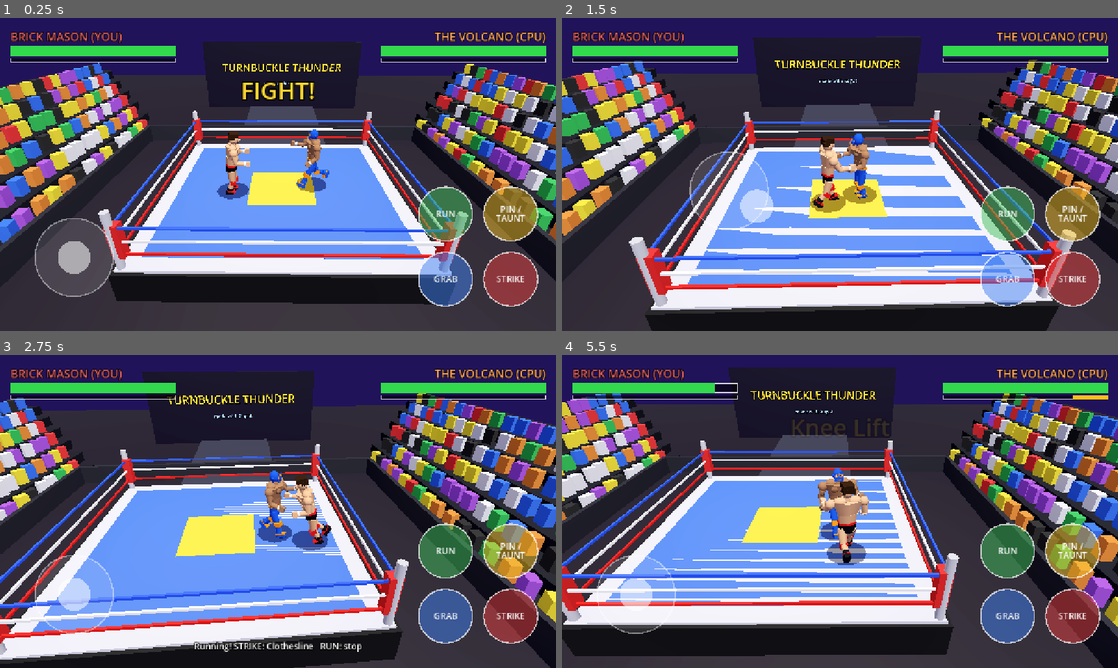
Above: before the commit, frames 1-4 (two rows, left to right).
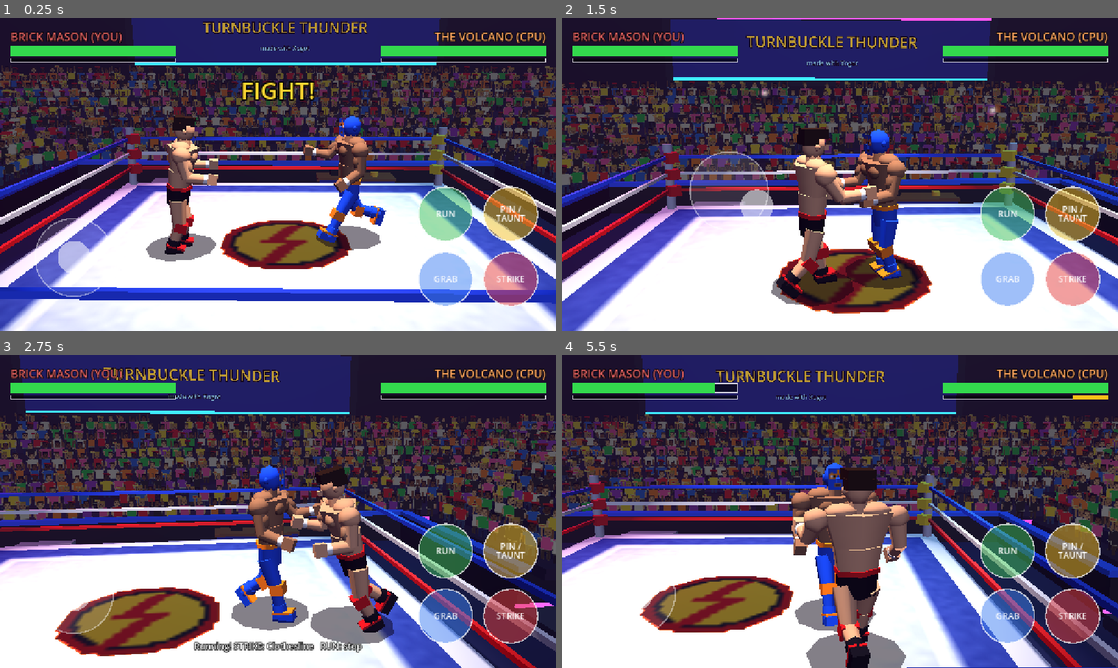
Above: after the commit, the same moments.

Repository: mygoodvibes24/turnbuckle-thunder
Game: Godot game, scene res://main.tscn
The game is run twice, just before and just after one commit, with the same random seed, the same clock (stepped at 60 frames per second) and the same inputs.
Inputs (mouse positions are in pixels of both pictures, inside the frame that each line leads up to):
- Up to frame 1 (0.25 s): no input
- Up to frame 2 (1.5 s): tap Enter at 0.5 s; move the mouse to (962, 158) at 0.52 s; hold D (move_right) 0.53-1.25 s; tap K (grapple) at 0.6 s; click (962, 158) at 0.67 s; drag from (728, 190) to (812, 237) at 1.27 s
- Up to frame 3 (2.75 s): move the mouse to (333, 442) at 2.02 s; hold D (move_right) from 2.03 s (still down); tap L (run) at 2.1 s
- Up to frame 4 (5.5 s): release D (move_right) at 2.75 s; drag from (812, 574) to (673, 464) at 2.77 s; move the mouse to (1006, 558) at 3.52 s; hold A (move_left) 3.53-4.25 s; tap Z at 3.6 s; drag from (673, 464) to (756, 433) at 4.27 s; move the mouse to (867, 511) at 5.02 s; hold S (move_down) from 5.03 s (still down); tap C at 5.1 s; click (867, 511) at 5.17 s

The runs differ from the first frame. In frame 1, 80% of the frame differs, in the area x 0-100%, y 0-100%; in frame 2, 76%; in frame 3, 78%; in frame 4, 79%.

Commit message:
Arena: broadcast camera, lighting, crowd backdrop
Co-Authored-By: Claude Opus 5.5 <noreply@anthropic.com>
Claude-Session: https://claude.ai/code/session_01RUyHYSJkGGGZ1s8BonUfiU

Diff:
--- a/scripts/main.gd
+++ b/scripts/main.gd
@@ -84,6 +84,55 @@
 
 # ---------------------------------------------------------------- world building
 
+# Hooks for other systems (impacts, crowd reactions, rope physics):
+var cam_fov_kick := 0.0          # degrees added to the 40 deg broadcast FOV; decays back to 0
+var crowd_hype := 0.0            # 0..1, crowd excitement; drifts back down slowly on its own
+var rope_nodes: Array[Node3D] = []  # 12 ropes: for each height (bottom, middle, top): +z, -z, +x, -x
+var ring_spot: SpotLight3D
+var crowd_mat: ShaderMaterial
+var crowd_hype_shown := 0.0
+var crowd_spots := PackedVector3Array()
+var flash_nodes: Array[MeshInstance3D] = []
+var flash_timers := PackedFloat32Array()
+
+const CROWD_SHADER := """
+shader_type spatial;
+render_mode unshaded, cull_disabled;
+
+uniform sampler2D tex : source_color, filter_linear;
+uniform float hype = 0.0;
+uniform float brightness = 0.5;
+
+varying vec3 shirt;
+
+float h1(float n) {
+	return fract(sin(n * 12.9898) * 43758.5453);
+}
+
+void vertex() {
+	float id = float(INSTANCE_ID);
+	float ph = h1(id) * 6.2831;
+	float spd = mix(2.5, 10.0, hype) * (0.8 + 0.4 * h1(id + 3.1));
+	float amp = mix(0.025, 0.3, hype) * (0.5 + h1(id + 7.7));
+	float top = 1.0 - UV.y;
+	VERTEX.y += max(0.0, sin(TIME * spd + ph)) * amp;
+	VERTEX.x += sin(TIME * 1.7 + ph) * 0.04 * top;
+	shirt = COLOR.rgb;
+	float variant = floor(h1(id + 1.7) * 3.999);
+	UV.x = (UV.x + variant) * 0.25;
+}
+
+void fragment() {
+	vec4 t = texture(tex, UV);
+	float m = smoothstep(0.8, 0.97, min(t.r, min(t.g, t.b)));
+	vec3 c = mix(t.rgb, t.rgb * shirt, m);
+	ALBEDO = c * (brightness + hype * 0.3);
+	ALPHA = t.a;
+	ALPHA_SCISSOR_THRESHOLD = 0.5;
+}
+"""
+
+
 func _mat(c: Color, emissive := false) -> StandardMaterial3D:
 	var m := StandardMaterial3D.new()
 	m.albedo_color = c
@@ -112,6 +161,7 @@
 	c.top_radius = radius
 	c.bottom_radius = radius
 	c.height = height
+	c.radial_segments = 8
 	mi.mesh = c
 	mi.position = pos
 	mi.material_override = _mat(color)
@@ -119,125 +169,422 @@
 	return mi
 
 
+func _plane(size: Vector2, pos: Vector3, m: Material) -> MeshInstance3D:
+	# Flat, upward-facing quad with 0..1 UVs (BoxMesh UVs are an atlas, so textures go here).
+	var mi := MeshInstance3D.new()
+	var p := PlaneMesh.new()
+	p.size = size
+	mi.mesh = p
+	mi.position = pos
+	mi.material_override = m
+	add_child(mi)
+	return mi
+
+
+func _tex_mat(tex: Texture2D, scissor := false) -> StandardMaterial3D:
+	var m := StandardMaterial3D.new()
+	m.albedo_texture = tex
+	m.texture_filter = BaseMaterial3D.TEXTURE_FILTER_LINEAR
+	m.roughness = 0.9
+	if scissor:
+		m.transparency = BaseMaterial3D.TRANSPARENCY_ALPHA_SCISSOR
+		m.alpha_scissor_threshold = 0.5
+	return m
+
+
+func _px_rect(img: Image, x0: int, y0: int, w: int, h: int, c: Color) -> void:
+	for y in range(y0, y0 + h):
+		for x in range(x0, x0 + w):
+			if x >= 0 and y >= 0 and x < img.get_width() and y < img.get_height():
+				img.set_pixel(x, y, c)
+
+
+func _make_canvas_texture() -> ImageTexture:
+	# Light grey-blue canvas with a darker border band and a little blotchy wear.
+	var n := 64
+	var img := Image.create_empty(n, n, false, Image.FORMAT_RGBA8)
+	var base := Color(0.74, 0.79, 0.88)
+	var band := Color(0.16, 0.24, 0.62)
+	for y in n:
+		for x in n:
+			var edge: int = mini(mini(x, y), mini(n - 1 - x, n - 1 - y))
+			var c := base
+			if edge < 5:
+				c = band
+			elif edge == 6:
+				c = Color(0.92, 0.94, 1.0)
+			var j := randf_range(-0.035, 0.035)
+			img.set_pixel(x, y, Color(c.r + j, c.g + j, c.b + j))
+	return ImageTexture.create_from_image(img)
+
+
+func _make_logo_texture() -> ImageTexture:
+	# 32x32 center-ring logo: yellow disc, red rim, red lightning bolt.
+	var img := Image.create_empty(32, 32, false, Image.FORMAT_RGBA8)
+	img.fill(Color(1, 0.8, 0.2, 0))
+	var ctr := Vector2(15.5, 15.5)
+	for y in 32:
+		for x in 32:
+			var d := Vector2(x, y).distance_to(ctr)
+			if d > 15.5:
+				continue
+			var c := Color(1.0, 0.82, 0.15)
+			if d > 13.0:
+				c = Color(0.85, 0.1, 0.1)
+			elif d > 12.0:
+				c = Color(0.1, 0.08, 0.15)
+			img.set_pixel(x, y, c)
+	var bolt := Color(0.85, 0.1, 0.12)
+	for y in range(5, 17):
+		var cx := int(19.0 - (y - 5) * 0.55)
+		_px_rect(img, cx - 2, y, 4, 1, bolt)
+	_px_rect(img, 10, 15, 11, 2, bolt)
+	for y in range(17, 28):
+		var cx2 := int(18.0 - (y - 17) * 0.55)
+		_px_rect(img, cx2 - 2, y, 4, 1, bolt)
+	return ImageTexture.create_from_image(img)
+
+
+func _make_crowd_texture() -> ImageTexture:
+	# 64x32 atlas: four 16x32 pixel fans. Pure-white pixels are the shirt, tinted per instance.
+	var img := Image.create_empty(64, 32, false, Image.FORMAT_RGBA8)
+	img.fill(Color(0.5, 0.5, 0.5, 0))
+	var white := Color(1, 1, 1)
+	var skins: Array[Color] = [Color(0.93, 0.74, 0.58), Color(0.55, 0.36, 0.24), Color(0.8, 0.6, 0.45), Color(0.38, 0.25, 0.17)]
+	var hairs: Array[Color] = [Color(0.25, 0.16, 0.08), Color(0.05, 0.05, 0.05), Color(0.75, 0.6, 0.2), Color(0.1, 0.07, 0.05)]
+	var pants: Array[Color] = [Color(0.15, 0.2, 0.45), Color(0.12, 0.12, 0.14), Color(0.3, 0.25, 0.2), Color(0.2, 0.3, 0.55)]
+	for v in 4:
+		var ox := v * 16
+		var skin: Color = skins[v]
+		var hair: Color = hairs[v]
+		# legs + hips
+		_px_rect(img, ox + 4, 23, 8, 2, pants[v])
+		_px_rect(img, ox + 4, 25, 3, 7, pants[v])
+		_px_rect(img, ox + 9, 25, 3, 7, pants[v])
+		# shirt
+		_px_rect(img, ox + 3, 11, 10, 12, white)
+		# neck + head
+		_px_rect(img, ox + 7, 10, 2, 1, skin)
+		_px_rect(img, ox + 5, 3, 6, 7, skin)
+		_px_rect(img, ox + 5, 2, 6, 2, hair)
+		_px_rect(img, ox + 5, 4, 1, 2, hair)
+		_px_rect(img, ox + 10, 4, 1, 2, hair)
+		img.set_pixel(ox + 6, 6, Color(0.08, 0.05, 0.05))
+		img.set_pixel(ox + 9, 6, Color(0.08, 0.05, 0.05))
+		_px_rect(img, ox + 7, 8, 2, 1, skin.darkened(0.45))
+		match v:
+			0:  # arms down
+				_px_rect(img, ox + 1, 12, 2, 3, white)
+				_px_rect(img, ox + 1, 15, 2, 6, skin)
+				_px_rect(img, ox + 13, 12, 2, 3, white)
+				_px_rect(img, ox + 13, 15, 2, 6, skin)
+			1:  # both arms up, cheering
+				_px_rect(img, ox + 1, 1, 2, 10, skin)
+				_px_rect(img, ox + 13, 1, 2, 10, skin)
+				_px_rect(img, ox + 1, 10, 2, 2, white)
+				_px_rect(img, ox + 13, 10, 2, 2, white)
+			2:  # one fist up, holding a little sign
+				_px_rect(img, ox + 0, 0, 6, 3, Color(1.0, 0.95, 0.55))
+				_px_rect(img, ox + 1, 1, 4, 1, Color(0.8, 0.1, 0.1))
+				_px_rect(img, ox + 2, 3, 2, 8, skin)
+				_px_rect(img, ox + 13, 12, 2, 3, white)
+				_px_rect(img, ox + 13, 15, 2, 6, skin)
+			_:  # ball cap, arms down
+				_px_rect(img, ox + 4, 1, 8, 2, Color(0.85, 0.15, 0.15))
+				_px_rect(img, ox + 9, 3, 4, 1, Color(0.6, 0.08, 0.08))
+				_px_rect(img, ox + 1, 12, 2, 3, white)
+				_px_rect(img, ox + 1, 15, 2, 6, skin)
+				_px_rect(img, ox + 13, 12, 2, 3, white)
+				_px_rect(img, ox + 13, 15, 2, 6, skin)
+	return ImageTexture.create_from_image(img)
+
+
+func _make_flash_texture() -> ImageTexture:
+	var img := Image.create_empty(16, 16, false, Image.FORMAT_RGBA8)
+	for y in 16:
+		for x in 16:
+			var d := Vector2(x, y).distance_to(Vector2(7.5, 7.5)) / 7.5
+			var a := clampf(1.0 - d, 0.0, 1.0)
+			a = a * a
+			img.set_pixel(x, y, Color(1, 1, 1, a))
+	return ImageTexture.create_from_image(img)
+
+
 func _build_environment() -> void:
 	var env := Environment.new()
 	env.background_mode = Environment.BG_COLOR
-	env.background_color = Color(0.03, 0.02, 0.07)
+	env.background_color = Color(0.03, 0.015, 0.06)
 	env.ambient_light_source = Environment.AMBIENT_SOURCE_COLOR
-	env.ambient_light_color = Color(0.55, 0.55, 0.7)
-	env.ambient_light_energy = 0.6
-	env.tonemap_mode = Environment.TONE_MAPPER_FILMIC
-	env.glow_enabled = true
+	env.ambient_light_color = Color(0.55, 0.5, 0.75)
+	env.ambient_light_energy = 0.25
+	env.tonemap_mode = Environment.TONE_MAPPER_LINEAR
+	env.glow_enabled = false
+	env.fog_enabled = true
+	env.fog_light_color = Color(0.13, 0.06, 0.2)
+	env.fog_light_energy = 1.0
+	env.fog_density = 0.03
+	env.fog_sky_affect = 0.0
 	var we := WorldEnvironment.new()
 	we.environment = env
 	add_child(we)
 
-	var sun := DirectionalLight3D.new()
-	sun.rotation_degrees = Vector3(-60, 25, 0)
-	sun.light_energy = 0.9
-	add_child(sun)
-
-	for p in [Vector3(-3, 8, -3), Vector3(3, 8, 3), Vector3(-3, 8, 3), Vector3(3, 8, -3)]:
+	# Soft cool key from the camera side so faces read; no shadows (cheap).
+	var fill := DirectionalLight3D.new()
+	fill.rotation_degrees = Vector3(-38, 8, 0)
+	fill.light_energy = 0.5
+	fill.light_color = Color(0.75, 0.8, 1.0)
+	add_child(fill)
+
+	# The big warm spotlight over the ring: makes the canvas the brightest thing on screen.
+	ring_spot = SpotLight3D.new()
+	ring_spot.position = Vector3(0, 9.0, 0)
+	ring_spot.rotation_degrees = Vector3(-90, 0, 0)
+	ring_spot.spot_angle = 35.0
+	ring_spot.spot_angle_attenuation = 0.8
+	ring_spot.spot_range = 16.0
+	ring_spot.spot_attenuation = 0.5
+	ring_spot.light_energy = 4.0
+	ring_spot.light_color = Color(1.0, 0.92, 0.78)
+	ring_spot.shadow_enabled = true
+	add_child(ring_spot)
+
+	# Colored rim lights from behind the far corners.
+	var rims: Array[Vector3] = [Vector3(-5.5, 4.5, -5.5), Vector3(5.5, 4.5, -5.5)]
+	var rim_cols: Array[Color] = [Color(1.0, 0.25, 0.8), Color(0.2, 0.8, 1.0)]
+	for i in rims.size():
 		var o := OmniLight3D.new()
-		o.position = p
-		o.omni_range = 14.0
-		o.light_energy = 1.2
-		o.light_color = Color(1.0, 0.95, 0.85)
+		o.position = rims[i]
+		o.omni_range = 10.0
+		o.light_energy = 2.0
+		o.light_color = rim_cols[i]
 		add_child(o)
 
 	camera = Camera3D.new()
-	camera.fov = 55
-	camera.position = Vector3(0, 7, 10)
+	camera.fov = 40
+	camera.position = Vector3(0, 4.3, 7.5)
 	add_child(camera)
-	camera.look_at(Vector3(0, RING_TOP + 1, 0))
+	camera.look_at(Vector3(0, RING_TOP + 1.6, 0))
 
 
 func _build_arena() -> void:
-	# Arena floor and entrance stage
-	_box(Vector3(60, 0.1, 60), Vector3(0, -0.05, 0), Color(0.12, 0.1, 0.14))
-	_box(Vector3(5, 0.25, 9), Vector3(0, 0.125, -10), Color(0.2, 0.2, 0.25))
-	_box(Vector3(12, 5, 0.4), Vector3(0, 2.5, -15), Color(0.08, 0.05, 0.15))
+	# Arena floor + padded mats around the ring
+	_box(Vector3(80, 0.1, 80), Vector3(0, -0.05, 0), Color(0.07, 0.05, 0.1))
+	_box(Vector3(14.2, 0.03, 14.2), Vector3(0, 0.015, 0), Color(0.12, 0.13, 0.3))
+
+	# ---- Ring
+	_box(Vector3(8.8, 0.89, 8.8), Vector3(0, 0.445, 0), Color(0.05, 0.05, 0.08))   # skirt
+	_box(Vector3(8.82, 0.08, 8.82), Vector3(0, 0.2, 0), Color(0.85, 0.12, 0.15))     # skirt stripe
+	_box(Vector3(8.7, 0.1, 8.7), Vector3(0, 0.94, 0), Color(0.9, 0.9, 0.95))        # apron edge, top 0.99
+	_plane(Vector2(7.9, 7.9), Vector3(0, RING_TOP, 0), _tex_mat(_make_canvas_texture()))  # canvas, top 1.00
+	_plane(Vector2(2.4, 2.4), Vector3(0, RING_TOP + 0.01, 0), _tex_mat(_make_logo_texture(), true))  # logo
+
+	var h := 4.15
+	var heights: Array[float] = [0.45, 0.85, 1.25]
+	var corners: Array[Vector2] = [Vector2(-h, -h), Vector2(h, -h), Vector2(-h, h), Vector2(h, h)]
+	var pad_cols: Array[Color] = [Color(0.9, 0.12, 0.12), Color(0.95, 0.85, 0.15), Color(0.95, 0.85, 0.15), Color(0.15, 0.3, 0.95)]
+	for ci in corners.size():
+		var cpos: Vector2 = corners[ci]
+		_cyl(0.11, 1.65, Vector3(cpos.x, 0.9 + 0.825, cpos.y), Color(0.75, 0.75, 0.8))
+		var inward := Vector3(-signf(cpos.x), 0, -signf(cpos.y)) * 0.12
+		for hh in heights:
+			var pad := _box(Vector3(0.26, 0.24, 0.26), Vector3(cpos.x, RING_TOP + hh, cpos.y) + inward, pad_cols[ci])
+			pad.rotation.y = PI / 4.0
+	var rope_colors: Array[Color] = [Color(0.9, 0.1, 0.1), Color(0.95, 0.95, 0.95), Color(0.15, 0.3, 0.95)]
+	rope_nodes.clear()
+	for i in 3:
+		var y: float = RING_TOP + heights[i]
+		var c: Color = rope_colors[i]
+		rope_nodes.append(_box(Vector3(2 * h, 0.07, 0.07), Vector3(0, y, h), c))
+		rope_nodes.append(_box(Vector3(2 * h, 0.07, 0.07), Vector3(0, y, -h), c))
+		rope_nodes.append(_box(Vector3(0.07, 0.07, 2 * h), Vector3(h, y, 0), c))
+		rope_nodes.append(_box(Vector3(0.07, 0.07, 2 * h), Vector3(-h, y, 0), c))
+
+	# Steel steps at the far-left corner
+	var steel := Color(0.55, 0.57, 0.62)
+	_box(Vector3(1.3, 0.3, 0.55), Vector3(-3.2, 0.15, -5.95), steel)
+	_box(Vector3(1.3, 0.6, 0.55), Vector3(-3.2, 0.3, -5.4), steel)
+	_box(Vector3(1.3, 0.9, 0.55), Vector3(-3.2, 0.45, -4.85), steel)
+
+	# Timekeeper / announce table with the bell
+	_box(Vector3(2.4, 0.08, 0.8), Vector3(2.2, 0.76, -6.0), Color(0.5, 0.32, 0.18))
+	_box(Vector3(2.3, 0.7, 0.05), Vector3(2.2, 0.38, -5.62), Color(0.15, 0.2, 0.6))
+	_cyl(0.13, 0.12, Vector3(2.8, 0.86, -6.0), Color(0.95, 0.75, 0.2))
+	_box(Vector3(0.35, 0.25, 0.25), Vector3(1.6, 0.92, -6.1), Color(0.1, 0.1, 0.1))  # monitor
+
+	# Barricade (black with a blue padded top rail), gap on +x for the entrance aisle
+	var bar_c := Color(0.08, 0.08, 0.1)
+	var rail_c := Color(0.15, 0.35, 0.95)
+	var e := 7.2
+	_box(Vector3(2 * e, 0.9, 0.2), Vector3(0, 0.45, -e), bar_c)
+	_box(Vector3(2 * e, 0.12, 0.3), Vector3(0, 0.96, -e), rail_c)
+	_box(Vector3(2 * e, 0.9, 0.2), Vector3(0, 0.45, e + 0.3), bar_c)
+	_box(Vector3(0.2, 0.9, 2 * e), Vector3(-e, 0.45, 0), bar_c)
+	_box(Vector3(0.3, 0.12, 2 * e), Vector3(-e, 0.96, 0), rail_c)
+	for s in [-1.0, 1.0]:
+		var zc: float = s * (e + 1.3) * 0.5
+		_box(Vector3(0.2, 0.9, e - 1.3), Vector3(e, 0.45, zc), bar_c)
+		_box(Vector3(0.3, 0.12, e - 1.3), Vector3(e, 0.96, zc), rail_c)
+
+	# ---- Entrance aisle + stage on the +x side
+	_box(Vector3(9.5, 0.3, 2.0), Vector3(11.6, 0.15, 0), Color(0.2, 0.2, 0.28))
+	for s in [-1.0, 1.0]:
+		_box(Vector3(9.5, 0.06, 0.08), Vector3(11.6, 0.32, s * 1.0), Color(1.0, 0.3, 0.8), true)
+	_box(Vector3(4.0, 1.2, 10.0), Vector3(18.4, 0.6, 0), Color(0.12, 0.1, 0.18))
+	_box(Vector3(0.4, 7.0, 12.0), Vector3(20.6, 3.5, 0), Color(0.06, 0.04, 0.12))
+	var stripe_cols: Array[Color] = [Color(1.0, 0.8, 0.2), Color(1.0, 0.25, 0.7), Color(0.2, 0.75, 1.0)]
+	for i in 3:
+		_box(Vector3(0.05, 0.25, 11.0), Vector3(20.38, 1.8 + i * 0.6, 0), stripe_cols[i], true)
+	var stage_sign := Label3D.new()
+	stage_sign.text = "THUNDER"
+	stage_sign.font_size = 200
+	stage_sign.outline_size = 28
+	stage_sign.modulate = Color(1.0, 0.82, 0.2)
+	stage_sign.position = Vector3(20.3, 4.6, 0)
+	stage_sign.rotation_degrees = Vector3(0, -90, 0)
+	add_child(stage_sign)
+
+	# ---- Video wall above the far (-z) crowd: the backdrop the camera always sees
+	var wall_z := -16.9
+	_box(Vector3(46, 9.0, 0.4), Vector3(0, 4.5, wall_z - 0.4), Color(0.05, 0.03, 0.09))
+	_box(Vector3(17.0, 3.6, 0.3), Vector3(0, 5.9, wall_z), Color(0.12, 0.12, 0.16))
+	_box(Vector3(16.2, 2.9, 0.1), Vector3(0, 5.9, wall_z + 0.17), Color(0.06, 0.08, 0.3), true)
+	_box(Vector3(16.2, 0.12, 0.1), Vector3(0, 7.45, wall_z + 0.2), Color(1.0, 0.3, 0.8), true)
+	_box(Vector3(16.2, 0.12, 0.1), Vector3(0, 4.45, wall_z + 0.2), Color(0.2, 0.8, 1.0), true)
 	var sign3d := Label3D.new()
 	sign3d.text = "TURNBUCKLE THUNDER"
-	sign3d.font_size = 160
+	sign3d.font_size = 150
 	sign3d.outline_size = 24
 	sign3d.modulate = Color(1.0, 0.82, 0.2)
-	sign3d.position = Vector3(0, 3.2, -14.7)
+	sign3d.position = Vector3(0, 6.3, wall_z + 0.3)
 	add_child(sign3d)
 	var sub := Label3D.new()
 	sub.text = "made with Xogot"
-	sub.font_size = 70
-	sub.modulate = Color(0.6, 0.8, 1.0)
-	sub.position = Vector3(0, 2.0, -14.7)
+	sub.font_size = 64
+	sub.outline_size = 12
+	sub.modulate = Color(0.6, 0.85, 1.0)
+	sub.position = Vector3(0, 5.25, wall_z + 0.3)
 	add_child(sub)
 
-	# Ring
-	_box(Vector3(8.8, 0.95, 8.8), Vector3(0, 0.475, 0), Color(0.06, 0.06, 0.08))  # skirt
-	_box(Vector3(8.6, 0.12, 8.6), Vector3(0, 0.95, 0), Color(0.82, 0.82, 0.86))    # apron edge
-	_box(Vector3(7.6, 0.02, 7.6), Vector3(0, 1.0, 0), Color(0.25, 0.4, 0.85))      # canvas
-	_box(Vector3(2.4, 0.021, 2.4), Vector3(0, 1.001, 0), Color(0.95, 0.8, 0.2))    # center logo
-	var h := 4.15
-	for cx in [-h, h]:
-		for cz in [-h, h]:
-			_cyl(0.11, 1.75, Vector3(cx, RING_TOP + 0.85, cz), Color(0.75, 0.75, 0.78))
-			_box(Vector3(0.3, 1.0, 0.3), Vector3(cx * 0.985, RING_TOP + 0.85, cz * 0.985), Color(0.85, 0.15, 0.15))
-	var rope_colors := [Color(0.9, 0.1, 0.1), Color(0.95, 0.95, 0.95), Color(0.15, 0.3, 0.95)]
-	var heights := [0.45, 0.85, 1.25]
-	for i in 3:
-		var y: float = RING_TOP + heights[i]
-		var c: Color = rope_colors[i]
-		_box(Vector3(2 * h, 0.06, 0.06), Vector3(0, y, h), c)
-		_box(Vector3(2 * h, 0.06, 0.06), Vector3(0, y, -h), c)
-		_box(Vector3(0.06, 0.06, 2 * h), Vector3(h, y, 0), c)
-		_box(Vector3(0.06, 0.06, 2 * h), Vector3(-h, y, 0), c)
-
-	# Barricade
-	for side in [-1, 1]:
-		_box(Vector3(16, 0.9, 0.2), Vector3(0, 0.45, side * 7.5), Color(0.15, 0.15, 0.18))
-		_box(Vector3(0.2, 0.9, 15), Vector3(side * 8.0, 0.45, 0), Color(0.15, 0.15, 0.18))
-
 
 func _build_crowd() -> void:
-	var mesh := BoxMesh.new()
-	mesh.size = Vector3(0.45, 0.8, 0.35)
-	var m := StandardMaterial3D.new()
-	m.vertex_color_use_as_albedo = true
-	m.roughness = 0.9
-	mesh.material = m
+	# Bleachers on the far (-z) side and the two flanks, filled with billboard pixel fans.
+	var quad := QuadMesh.new()
+	quad.size = Vector2(0.48, 0.96)
+	var sh := Shader.new()
+	sh.code = CROWD_SHADER
+	crowd_mat = ShaderMaterial.new()
+	crowd_mat.shader = sh
+	crowd_mat.set_shader_parameter("tex", _make_crowd_texture())
+	crowd_mat.set_shader_parameter("hype", 0.0)
+
+	var xforms: Array[Transform3D] = []
+	var seat_cols: Array[Color] = [Color(0.12, 0.09, 0.18), Color(0.17, 0.12, 0.24)]
+	var step := 0.75
+	var rows := 9
+	for row in rows:
+		var dist := 9.5 + row * step
+		var top := 0.3 + row * 0.38
+		var seat: Color = seat_cols[row % 2]
+		var half := step * 0.5
+		# far side (-z): spans x inside the flank steps so step tops never overlap
+		_box(Vector3(2.0 * (dist - half), top, step), Vector3(0, top * 0.5, -dist), seat)
+		# left flank (-x), full length to just past the ring
+		var lz0 := -dist - half
+		var lz1 := 2.0
+		_box(Vector3(step, top, lz1 - lz0), Vector3(-dist, top * 0.5, (lz0 + lz1) * 0.5), seat)
+		# right flank (+x), stops before the entrance aisle
+		var rz1 := -3.0
+		_box(Vector3(step, top, rz1 - lz0), Vector3(dist, top * 0.5, (lz0 + rz1) * 0.5), seat)
+
+		var y := top + 0.48
+		var x := -dist + randf() * 0.3
+		while x < dist:
+			_add_fan(xforms, Vector3(x, y, -dist + randf_range(-0.12, 0.12)))
+			x += randf_range(0.42, 0.56)
+		var z := -dist + 0.5 + randf() * 0.3
+		while z < lz1:
+			_add_fan(xforms, Vector3(-dist + randf_range(-0.12, 0.12), y, z))
+			if z < rz1:
+				_add_fan(xforms, Vector3(dist + randf_range(-0.12, 0.12), y, z + randf_range(-0.1, 0.1)))
+			z += randf_range(0.42, 0.56)
+
+	# LED ribbon board along the front of the far bleachers
+	_box(Vector3(2.0 * 9.1, 0.3, 0.05), Vector3(0, 0.2, -9.5 + step * 0.5 + 0.03), Color(1.0, 0.25, 0.7), true)
+
 	var mm := MultiMesh.new()
 	mm.transform_format = MultiMesh.TRANSFORM_3D
 	mm.use_colors = true
-	mm.mesh = mesh
-	var xforms: Array[Transform3D] = []
-	for row in 6:
-		var dist := 9.0 + row * 1.0
-		var y := 0.4 + row * 0.55
-		# three sides (leave the entrance side at -z open)
-		for side in 3:
-			var n := int(dist * 2.6)
-			for i in n:
-				var t := (i + randf() * 0.3) / float(n) * 2.0 - 1.0
-				var p := Vector3.ZERO
-				match side:
-					0: p = Vector3(t * dist, y, dist)
-					1: p = Vector3(dist, y, t * dist)
-					2: p = Vector3(-dist, y, t * dist)
-				var tr := Transform3D(Basis(), p)
-				tr = tr.looking_at(Vector3(0, y, 0), Vector3.UP)
-				xforms.append(tr)
-		# bleacher step
-		_box(Vector3(2 * dist + 2, 0.55, 1.0), Vector3(0, y - 0.55, dist), Color(0.1, 0.1, 0.13))
-		_box(Vector3(1.0, 0.55, 2 * dist + 2), Vector3(dist, y - 0.55, 0), Color(0.1, 0.1, 0.13))
-		_box(Vector3(1.0, 0.55, 2 * dist + 2), Vector3(-dist, y - 0.55, 0), Color(0.1, 0.1, 0.13))
+	mm.mesh = quad
 	mm.instance_count = xforms.size()
-	var palette := [Color(0.9, 0.2, 0.2), Color(0.2, 0.4, 0.9), Color(0.95, 0.85, 0.2), Color(0.9, 0.9, 0.9),
-		Color(0.2, 0.7, 0.3), Color(0.6, 0.3, 0.8), Color(0.15, 0.15, 0.15), Color(0.9, 0.5, 0.2)]
+	var palette: Array[Color] = [Color(0.95, 0.2, 0.2), Color(0.2, 0.45, 1.0), Color(1.0, 0.9, 0.2), Color(0.95, 0.95, 0.95),
+		Color(0.2, 0.8, 0.35), Color(0.65, 0.3, 0.9), Color(0.2, 0.2, 0.22), Color(1.0, 0.55, 0.15), Color(1.0, 0.4, 0.75)]
 	for i in xforms.size():
 		mm.set_instance_transform(i, xforms[i])
 		mm.set_instance_color(i, palette[randi() % palette.size()])
 	var mmi := MultiMeshInstance3D.new()
 	mmi.multimesh = mm
+	mmi.material_override = crowd_mat
+	mmi.cast_shadow = GeometryInstance3D.SHADOW_CASTING_SETTING_OFF
 	add_child(mmi)
+
+	# Camera-flash pops: tiny additive billboards that blink at random spots in the crowd.
+	var fm := StandardMaterial3D.new()
+	fm.shading_mode = BaseMaterial3D.SHADING_MODE_UNSHADED
+	fm.billboard_mode = BaseMaterial3D.BILLBOARD_ENABLED
+	fm.transparency = BaseMaterial3D.TRANSPARENCY_ALPHA
+	fm.blend_mode = BaseMaterial3D.BLEND_MODE_ADD
+	fm.albedo_texture = _make_flash_texture()
+	fm.texture_filter = BaseMaterial3D.TEXTURE_FILTER_LINEAR
+	fm.albedo_color = Color(1.0, 1.0, 0.95)
+	var fq := QuadMesh.new()
+	fq.size = Vector2(0.7, 0.7)
+	flash_nodes.clear()
+	flash_timers = PackedFloat32Array()
+	for i in 10:
+		var f := MeshInstance3D.new()
+		f.mesh = fq
+		f.material_override = fm
+		f.cast_shadow = GeometryInstance3D.SHADOW_CASTING_SETTING_OFF
+		f.visible = false
+		add_child(f)
+		flash_nodes.append(f)
+		flash_timers.append(randf_range(0.1, 2.5))
+
+
+func _add_fan(xforms: Array[Transform3D], p: Vector3) -> void:
+	if randf() < 0.06:
+		return  # empty seat
+	# Quad's +Z (its front) faces the ring / broadcast camera side.
+	var focus := Vector3(0, p.y, 2.0)
+	var away := p - focus
+	away.y = 0.0
+	var tr := Transform3D(Basis(), p).looking_at(p + away, Vector3.UP)
+	var s := randf_range(0.9, 1.1)
+	tr.basis = tr.basis.scaled(Vector3(s, s, s))
+	xforms.append(tr)
+	crowd_spots.append(p + Vector3(0, 0.3, 0))
+
+
+func _update_crowd(delta: float) -> void:
+	crowd_hype = clampf(crowd_hype - delta * 0.06, 0.0, 1.0)
+	crowd_hype_shown = lerpf(crowd_hype_shown, crowd_hype, clampf(delta * 3.0, 0.0, 1.0))
+	if crowd_mat != null:
+		crowd_mat.set_shader_parameter("hype", crowd_hype_shown)
+	if crowd_spots.is_empty():
+		return
+	for i in flash_nodes.size():
+		var f: MeshInstance3D = flash_nodes[i]
+		flash_timers[i] = flash_timers[i] - delta
+		if flash_timers[i] > 0.0:
+			continue
+		if f.visible:
+			f.visible = false
+			flash_timers[i] = randf_range(0.4, 3.5) / (1.0 + crowd_hype_shown * 4.0)
+		else:
+			f.position = crowd_spots[randi() % crowd_spots.size()] + Vector3(0, 0, 0.15)
+			f.scale = Vector3.ONE * randf_range(0.7, 1.3)
+			f.visible = true
+			flash_timers[i] = randf_range(0.04, 0.09)
 
 
 func _spawn(n: String, look: Dictionary, cpu: bool, pos: Vector3) -> Node3D:
@@ -445,14 +792,21 @@
 
 
 func _update_camera(delta: float) -> void:
+	_update_crowd(delta)
 	var a: Vector3 = p1.global_position
 	var b: Vector3 = p2.global_position
 	var mid := (a + b) * 0.5
 	var spread := a.distance_to(b)
-	cam_target = cam_target.lerp(mid, clamp(delta * 4.0, 0.0, 1.0))
-	var want := cam_target + Vector3(0, 5.0 + spread * 0.35, 7.5 + spread * 0.7)
-	camera.position = camera.position.lerp(want, clamp(delta * 3.0, 0.0, 1.0))
-	camera.look_at(cam_target + Vector3(0, 0.9, 0))
+	cam_target = cam_target.lerp(mid, clampf(delta * 4.0, 0.0, 1.0))
+	# Tight broadcast framing: a wrestler fills ~40% of screen height. The look target is
+	# biased upward so the bottom-corner touch buttons sit over the mat, not the wrestlers.
+	var want := cam_target + Vector3(0, 2.4 + spread * 0.25, 5.2 + spread * 0.55)
+	camera.position = camera.position.lerp(want, clampf(delta * 3.0, 0.0, 1.0))
+	camera.look_at(cam_target + Vector3(0, 1.2 + 0.4, 0))
+	cam_fov_kick = lerpf(cam_fov_kick, 0.0, clampf(delta * 5.0, 0.0, 1.0))
+	if absf(cam_fov_kick) < 0.01:
+		cam_fov_kick = 0.0
+	camera.fov = clampf(40.0 + cam_fov_kick, 15.0, 90.0)
 	if cam_shake > 0.0:
 		camera.position += Vector3(randf_range(-1, 1), randf_range(-1, 1), 0) * cam_shake * 0.25
 		cam_shake = max(0.0, cam_shake - delta * 2.5)
